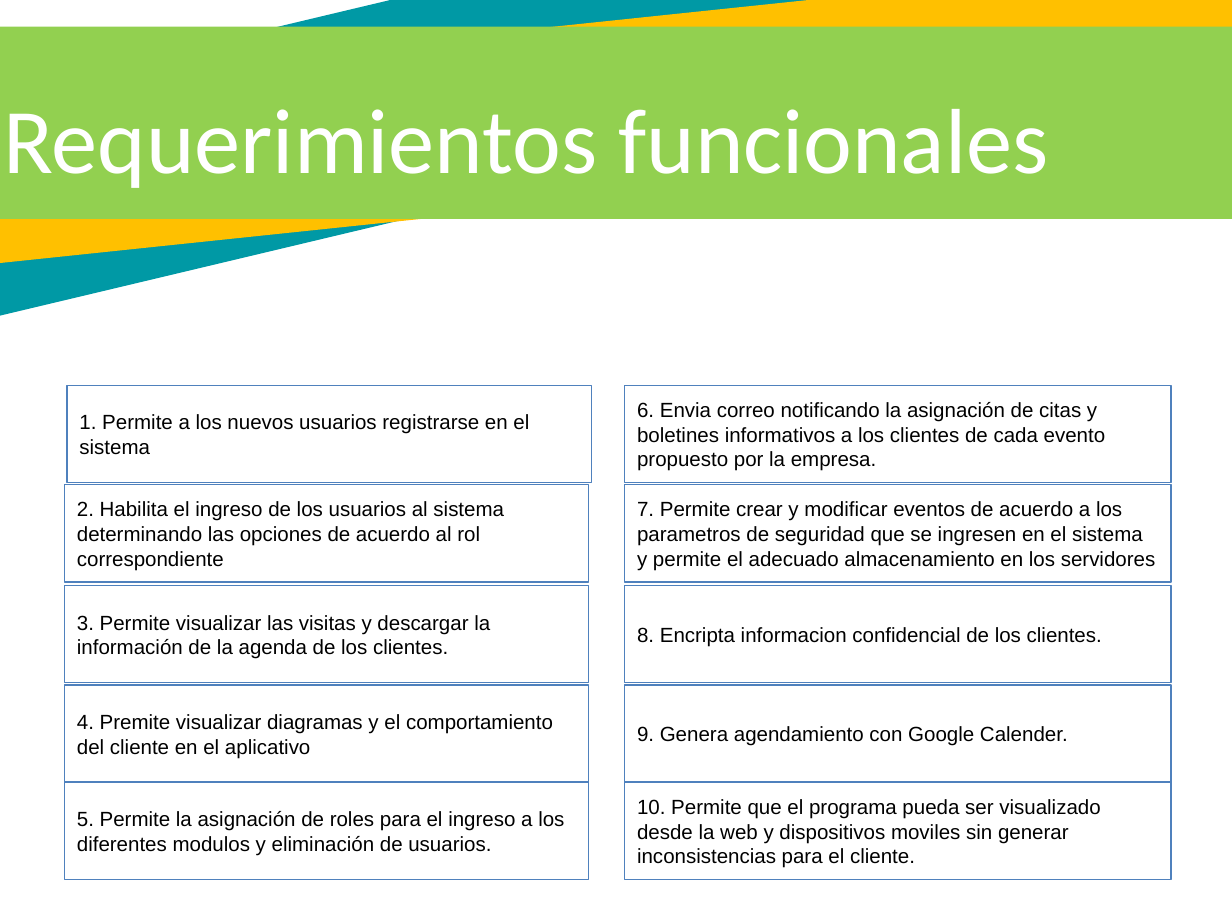
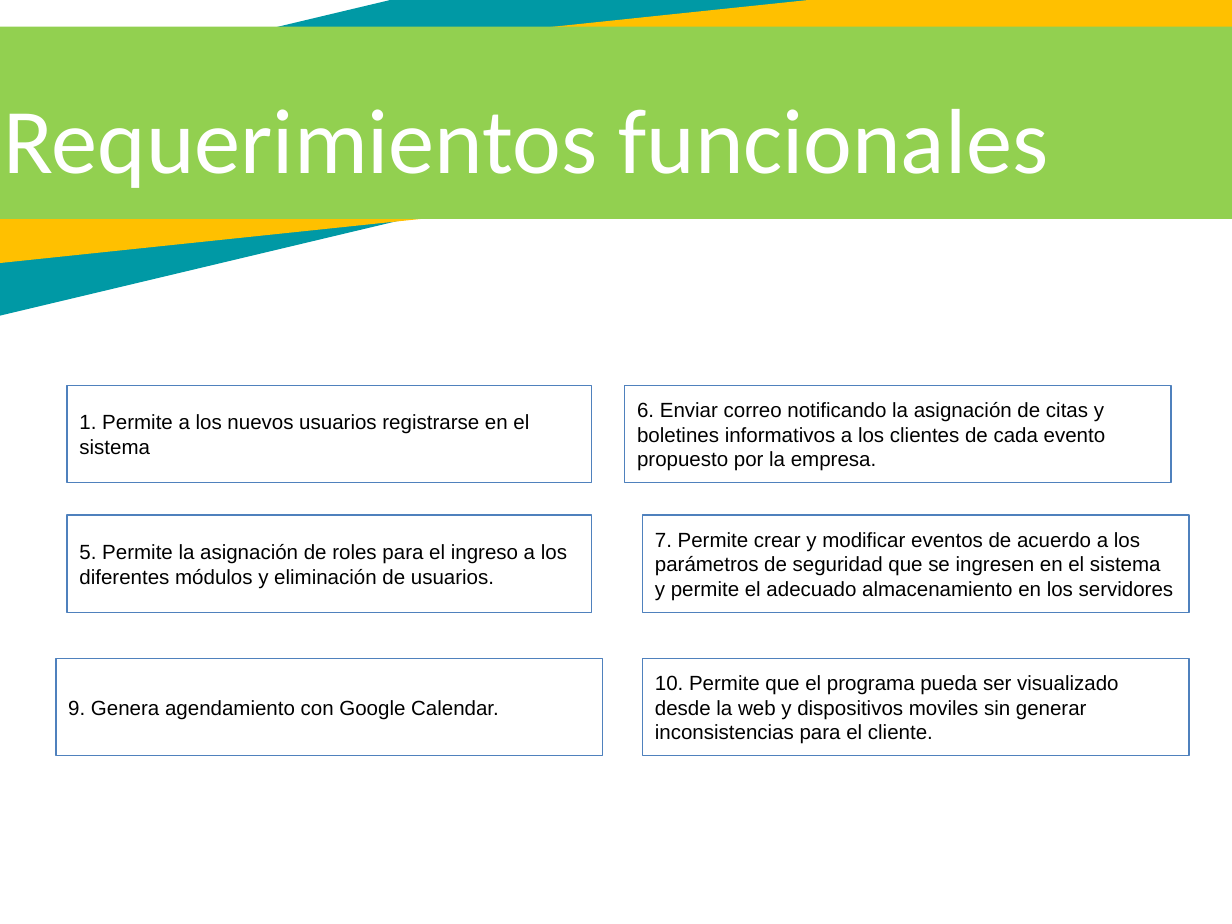
Before and after one commit to fily666/Proyecto_sena, a slide deck: slide 11 of Proyecto/Exposición/Exposición trimestre 1.pptx. Drawn at 1232x924 pixels with LibreOffice and Linux fonts; fonts in the diff are those of the drawing. Boxes give left, top, right and bottom in pixels: in the first picture for what was removed or moved away, otherwise in the second. Text is boxed around its words. In the diff, an @@ line names an element or a change of style, - is before the commit and + after.

```diff
--- a/Proyecto/Exposición/Exposición trimestre 1.pptx
+++ b/Proyecto/Exposición/Exposición trimestre 1.pptx
@@ text in rectangle at bbox=[637, 402, 1106, 471]: text changed @@
-6. Envia correo notificando la asignación de citas y boletines informativos a los clientes de cada evento propuesto por la empresa.
+6. Enviar correo notificando la asignación de citas y boletines informativos a los clientes de cada evento propuesto por la empresa.
@@ rectangle "5. Permite la asignación de ...": place and size @@
-rectangle "5. Permite la asignación de ..." at bbox=[64, 484, 588, 582]
+rectangle "5. Permite la asignación de ..." at bbox=[67, 515, 590, 612]
@@ rectangle "7. Permite crear y modificar ...": place and size @@
-rectangle "7. Permite crear y modificar ..." at bbox=[625, 484, 1170, 582]
+rectangle "7. Permite crear y modificar ..." at bbox=[643, 515, 1189, 612]
@@ text in rectangle at bbox=[655, 532, 1174, 601]: text changed @@
-7. Permite crear y modificar eventos de acuerdo a los parametros de seguridad que se ingresen en el sistema y permite el adecuado almacenamiento en los servidores
+7. Permite crear y modificar eventos de acuerdo a los parámetros de seguridad que se ingresen en el sistema y permite el adecuado almacenamiento en los servidores
@@ text in rectangle at bbox=[79, 544, 567, 589]: text changed @@
-2. Habilita el ingreso de los usuarios al sistema determinando las opciones de acuerdo al rol correspondiente
+5. Permite la asignación de roles para el ingreso a los diferentes módulos y eliminación de usuarios.
@@ rectangle removed at bbox=[64, 585, 588, 683] @@
-3. Permite visualizar las visitas y descargar la información de la agenda de los clientes.
@@ rectangle removed at bbox=[625, 585, 1170, 683] @@
-8. Encripta informacion confidencial de los clientes.
@@ rectangle "9. Genera agendamiento con Google ...": place and size @@
-rectangle "9. Genera agendamiento con Google ..." at bbox=[625, 685, 1170, 782]
+rectangle "9. Genera agendamiento con Google ..." at bbox=[55, 658, 601, 755]
@@ rectangle "10. Permite que el programa ...": place and size @@
-rectangle "10. Permite que el programa ..." at bbox=[625, 782, 1170, 880]
+rectangle "10. Permite que el programa ..." at bbox=[643, 658, 1189, 755]
@@ rectangle removed at bbox=[64, 685, 588, 782] @@
-4. Premite visualizar diagramas y el comportamiento del cliente en el aplicativo
@@ text in rectangle at bbox=[68, 700, 499, 720]: text changed @@
-9. Genera agendamiento con Google Calender.
+9. Genera agendamiento con Google Calendar.
@@ rectangle removed at bbox=[64, 782, 588, 880] @@
-5. Permite la asignación de roles para el ingreso a los diferentes modulos y eliminación de usuarios.
```
Also in this commit, not shown: 7 other slides changed, 1 slide added, 2 slides removed, 40 other files.
